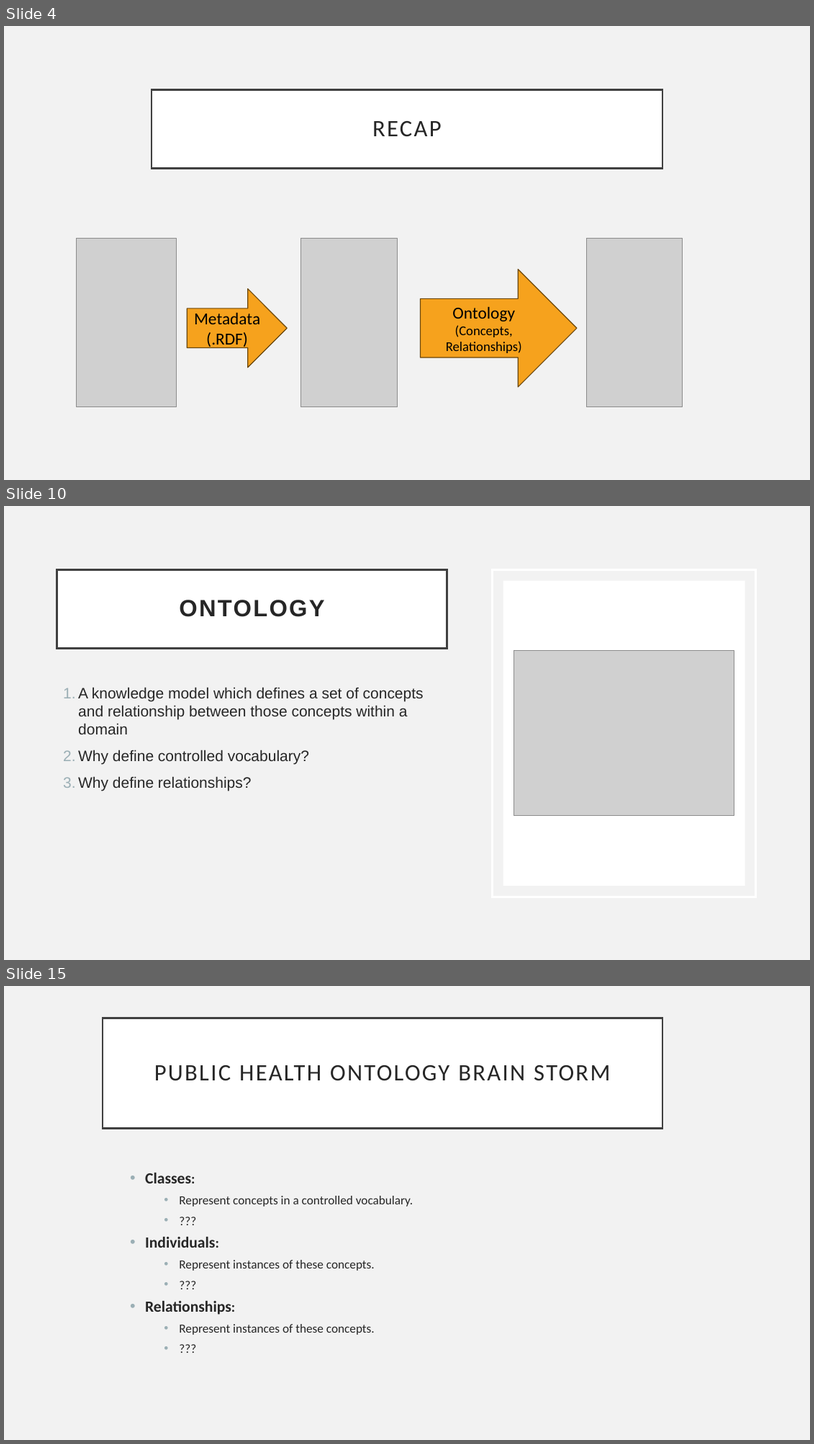
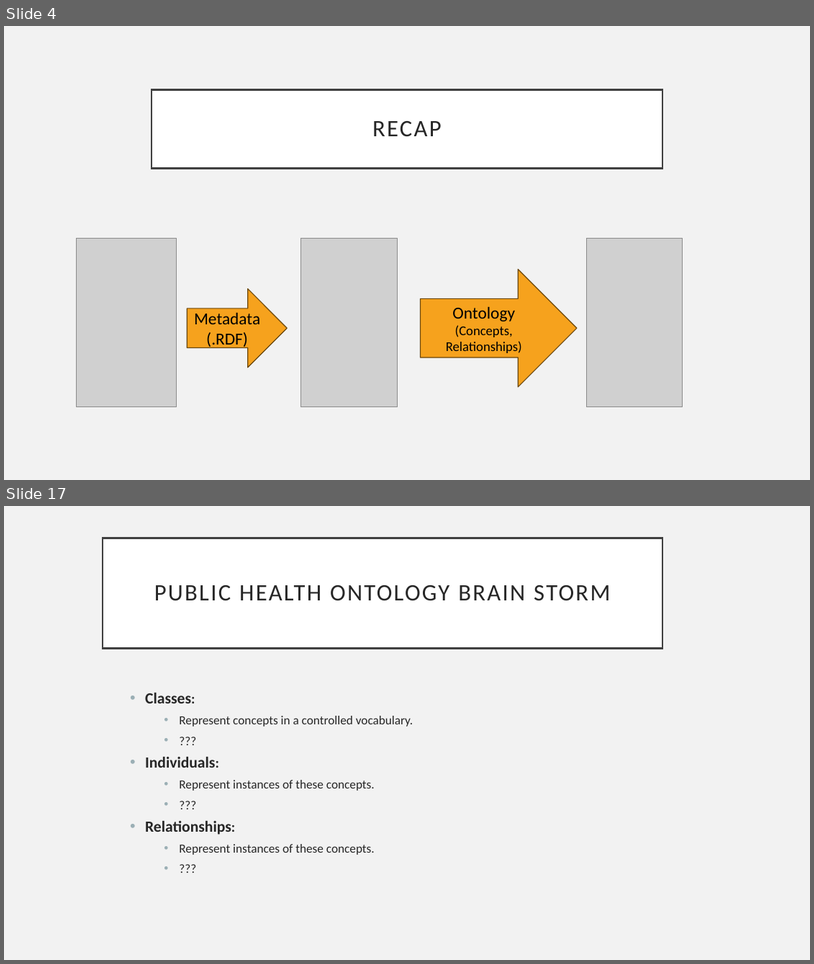
Before and after one commit to Drexel-UHC/si-2023-fair, a slide deck: content/day 4/Day 4 - Practical.pptx. Shown one above the other, each under a label of ours: slides 4, 10 and 15 before the commit, slides 4 and 17 after it; the slides between them are not shown. The pictures are 814x1444 and 814x964 pixels, drawn with LibreOffice and Linux fonts; fonts in the diff are those of the drawing; grey boxes stand for pictures. Boxes give left, top, right and bottom in pixels: in the first picture for what was removed or moved away, otherwise in the second. Text is boxed around its words. In the diff, an @@ line names an element or a change of style, - is before the commit and + after.

```diff
--- a/content/day 4/Day 4 - Practical.pptx
+++ b/content/day 4/Day 4 - Practical.pptx
@@ slide 10 removed at (4, 506, 810, 960), background #F2F2F2 @@
@@ title removed at (57, 569, 448, 648) @@
-ONTOLOGY
@@ rectangle removed at (493, 569, 756, 896) @@
@@ rectangle removed at (504, 580, 746, 885) @@
@@ picture removed at (514, 651, 735, 816) @@
@@ text removed at (78, 687, 424, 791) @@
-1. A knowledge model which defines a set of concepts and relationship between those concepts within a domain
-2. Why define controlled vocabulary?
-3. Why define relationships?
@@ what was slide 15 is now slide 17 @@
```
Also in this commit, not shown: 4 slides changed, 11 slides added, 7 other slides removed, 3 other files.
